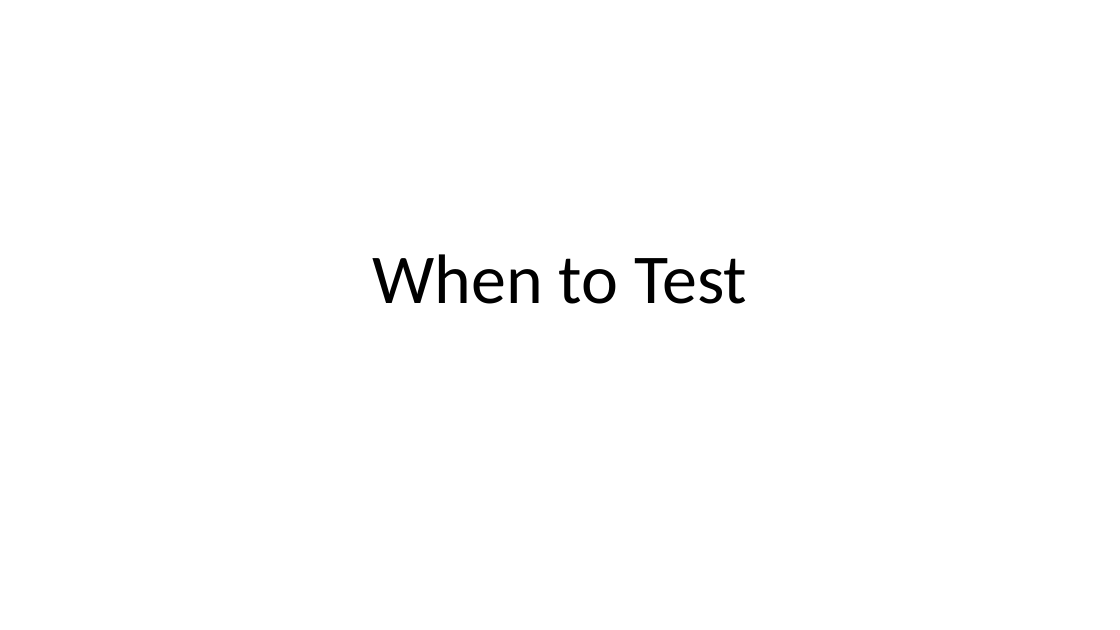
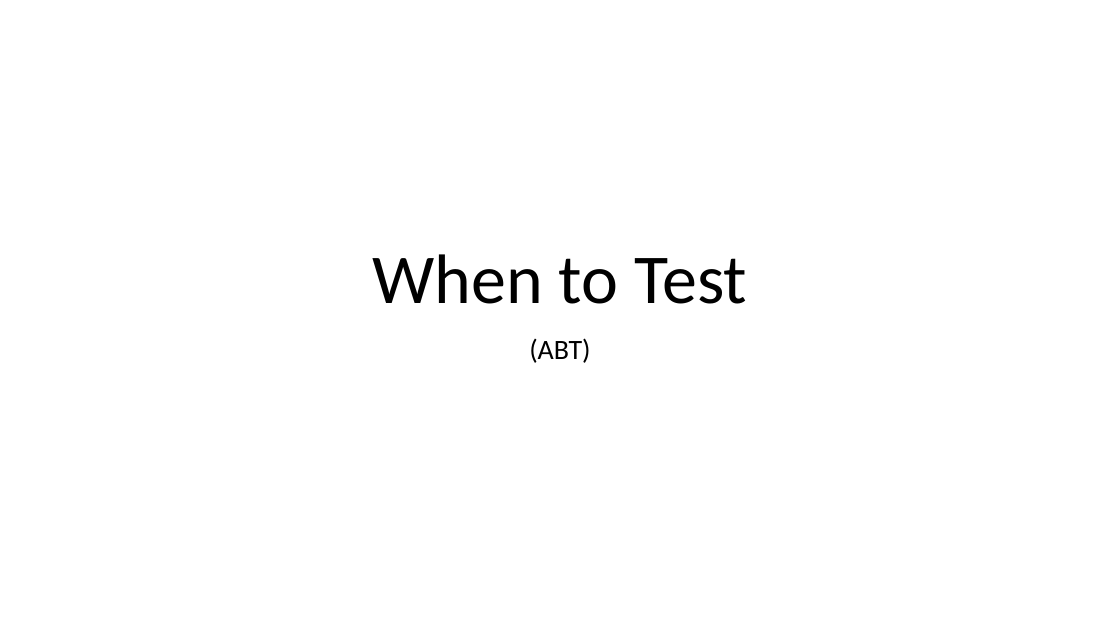
Before and after one commit to dnllowe/testing-presentation, a slide deck: slide 8 of testing-presentation.pptx (slide 6 before the commit). Drawn at 1120x630 pixels with LibreOffice and Linux fonts; fonts in the diff are those of the drawing. Boxes give left, top, right and bottom in pixels: in the first picture for what was removed or moved away, otherwise in the second. Text is boxed around its words. In the diff, an @@ line names an element or a change of style, - is before the commit and + after.

```diff
--- a/testing-presentation.pptx
+++ b/testing-presentation.pptx
@@ subtitle added at [529,338,590,363], 24 pt, text #000000 @@
+(ABT)
```
Also in this commit, not shown: 6 other slides changed, 8 slides added, 6 other files.
